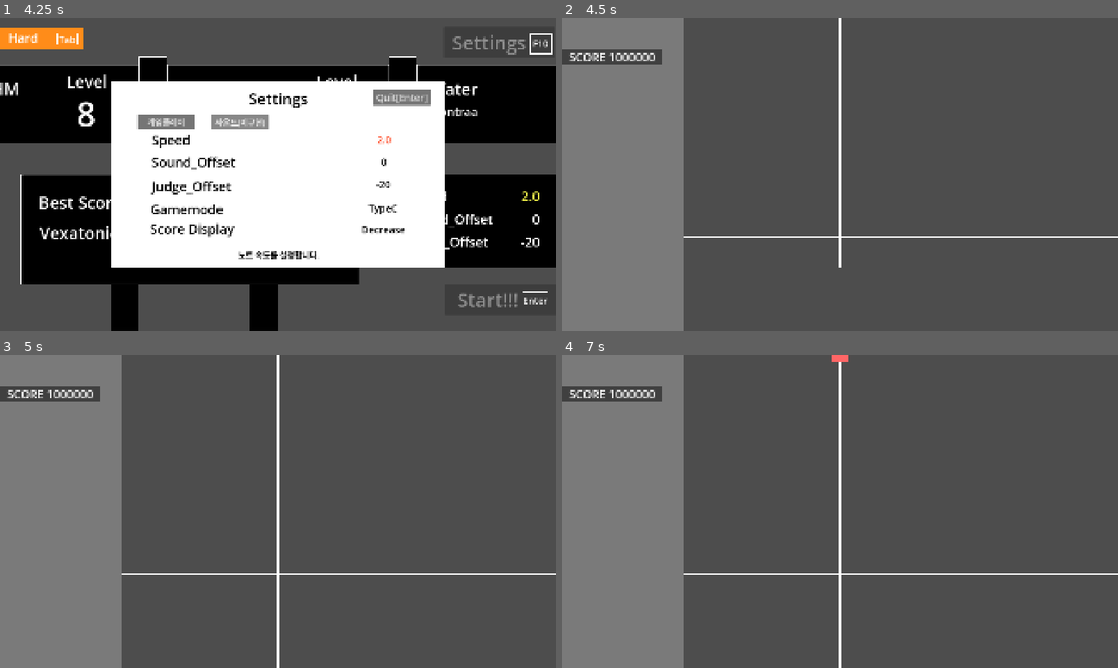
Above: before the commit, frames 1-4 (two rows, left to right).
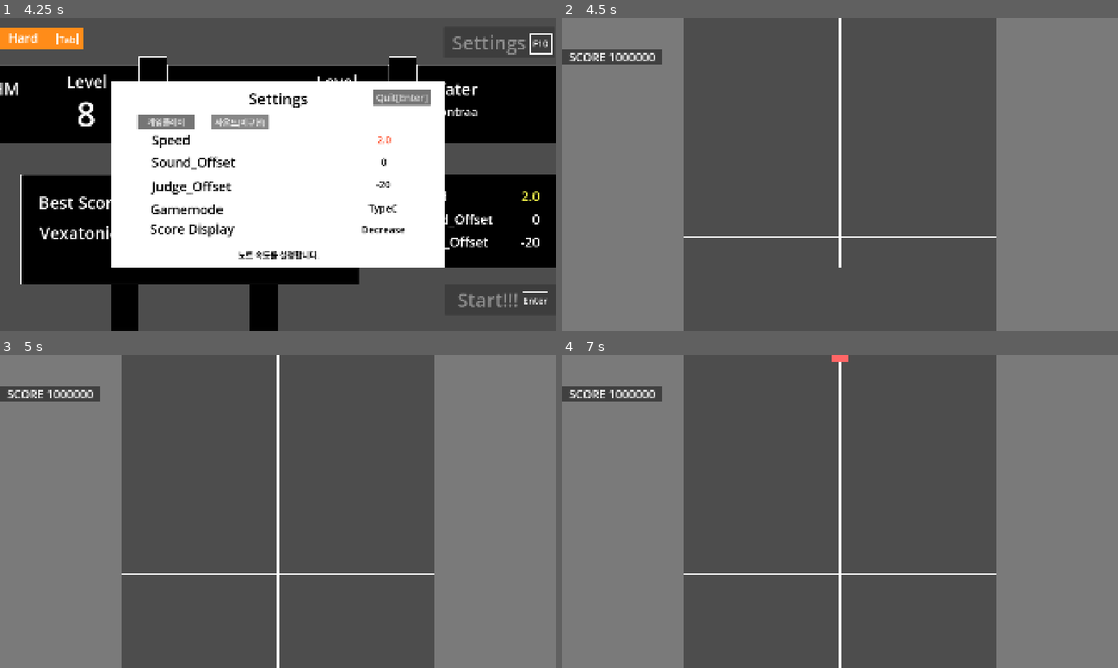
Above: after the commit, the same moments.

Repository: junu192857/Vexatonic-dash-2
Game: Godot game, scene res://Scenes/MainMenu.tscn
Same seed, same stepped clock (60 frames per second), same inputs: the game is played once before the commit and once after it.
Inputs (mouse positions are in pixels of both pictures, inside the frame that each line leads up to):
- Up to frame 1 (4.25 s): click "Game Start" at 0.5 s; click "Settings" at 1.25 s; click "게임플레이" at 2 s; click "게임플레이" at 2.75 s; click "사운드(미구현)" at 3.5 s
- Up to frame 2 (4.5 s): tap Enter at 4.25, 4.35 s; move the mouse to (962, 158) at 4.27 s; hold Right from 4.28 s (still down); click (962, 158) at 4.42 s
- Up to frame 3 (5 s): keep holding Right
- Up to frame 4 (7 s): release Right at 5 s; tap Space at 5, 6.5 s; drag from (728, 527) to (812, 574) at 5.02 s; tap Enter at 5.75 s; move the mouse to (895, 442) at 5.77 s; hold Right 5.78-6.5 s; tap Delete at 5.85 s; drag from (812, 574) to (673, 464) at 6.52 s

Frame 1 is identical in both runs. In frame 2, 22% of the frame differs, in the area x 78-100%, y 0-100%; in frame 3, 22%; in frame 4, 22%.

Commit message:
램프 텍스트 만듦

Diff:
--- a/vexatonic-dash-2/Scenes/RhythmScene.tscn
+++ b/vexatonic-dash-2/Scenes/RhythmScene.tscn
@@ -36,11 +36,12 @@
 [node name="IngameDataManager" type="Node" parent="RhythmManager" unique_id=1191127505]
 script = ExtResource("7_wjq5j")
 
-[node name="IngameUIManager" type="Node" parent="RhythmManager" unique_id=971919523 node_paths=PackedStringArray("score_text", "canvasLayer")]
+[node name="IngameUIManager" type="Node" parent="RhythmManager" unique_id=971919523 node_paths=PackedStringArray("score_text", "canvasLayer", "lampTextHolder")]
 script = ExtResource("8_pee8w")
 JUDGEMENT_TEXT = ExtResource("9_qa11p")
-score_text = NodePath("../../CanvasLayer/Control/Panel/ScoreText")
+score_text = NodePath("../../CanvasLayer/Control/ScorePanel/ScoreText")
 canvasLayer = NodePath("../../CanvasLayer")
+lampTextHolder = NodePath("../../CanvasLayer/Control/LampTextHolder")
 
 [node name="CharacterHolder" type="Node2D" parent="RhythmManager" unique_id=1750939579]
 
@@ -57,13 +58,17 @@
 grow_horizontal = 2
 grow_vertical = 2
 
-[node name="RightCover" type="ColorRect" parent="CanvasLayer/Control" unique_id=1761425525]
-visible = false
+[node name="RightCover" type="ColorRect" parent="CanvasLayer/Control" unique_id=591227501]
 layout_mode = 1
+anchors_preset = -1
+anchor_left = 0.781
+anchor_right = 1.0
+anchor_bottom = 1.0
+offset_left = 0.6398926
+offset_right = 0.15979004
 color = Color(0.47788018, 0.47788012, 0.47788012, 1)
 
 [node name="LeftCover" type="ColorRect" parent="CanvasLayer/Control" unique_id=439301575]
-visible = false
 layout_mode = 1
 anchors_preset = -1
 anchor_right = 0.21900001
@@ -71,7 +76,7 @@
 offset_right = -0.480011
 color = Color(0.47788018, 0.47788012, 0.47788012, 1)
 
-[node name="Panel" type="Panel" parent="CanvasLayer/Control" unique_id=1427313799]
+[node name="ScorePanel" type="Panel" parent="CanvasLayer/Control" unique_id=1427313799]
 layout_mode = 1
 anchors_preset = -1
 anchor_top = 0.1
@@ -79,7 +84,7 @@
 anchor_bottom = 0.15
 offset_right = 0.3199768
 
-[node name="ScoreText" type="Label" parent="CanvasLayer/Control/Panel" unique_id=519592229]
+[node name="ScoreText" type="Label" parent="CanvasLayer/Control/ScorePanel" unique_id=519592229]
 layout_mode = 1
 anchors_preset = -1
 anchor_left = 0.1
@@ -91,4 +96,75 @@
 text = "SCORE 0000000"
 vertical_alignment = 1
 
+[node name="LampTextHolder" type="Control" parent="CanvasLayer/Control" unique_id=442854916]
+layout_mode = 1
+anchors_preset = 15
+anchor_right = 1.0
+anchor_bottom = 1.0
+grow_horizontal = 2
+grow_vertical = 2
+
+[node name="GameFinishedText" type="RichTextLabel" parent="CanvasLayer/Control/LampTextHolder" unique_id=1744623301]
+visible = false
+layout_mode = 1
+anchors_preset = -1
+anchor_left = 0.15
+anchor_top = 0.4
+anchor_right = 0.85
+anchor_bottom = 0.6
+grow_horizontal = 2
+grow_vertical = 2
+theme_override_colors/default_color = Color(1, 1, 0, 1)
+theme_override_colors/font_shadow_color = Color(1, 0.6862745, 0, 0.3137255)
+theme_override_constants/shadow_outline_size = 10
+theme_override_constants/shadow_offset_x = 5
+theme_override_constants/shadow_offset_y = 5
+theme_override_constants/outline_size = 2
+theme_override_font_sizes/normal_font_size = 150
+text = "Game Finished"
+horizontal_alignment = 1
+vertical_alignment = 1
+
+[node name="FullComboText" type="RichTextLabel" parent="CanvasLayer/Control/LampTextHolder" unique_id=1954628472]
+visible = false
+layout_mode = 1
+anchors_preset = -1
+anchor_left = 0.15
+anchor_top = 0.4
+anchor_right = 0.85
+anchor_bottom = 0.6
+grow_horizontal = 2
+grow_vertical = 2
+theme_override_colors/default_color = Color(0, 1, 1, 1)
+theme_override_colors/font_shadow_color = Color(0, 0.8765709, 0.76547396, 0.3137255)
+theme_override_constants/shadow_outline_size = 10
+theme_override_constants/shadow_offset_x = 5
+theme_override_constants/shadow_offset_y = 5
+theme_override_constants/outline_size = 2
+theme_override_font_sizes/normal_font_size = 150
+text = "FULL COMBO!"
+horizontal_alignment = 1
+vertical_alignment = 1
+
+[node name="FullVexatonicText" type="RichTextLabel" parent="CanvasLayer/Control/LampTextHolder" unique_id=2084509170]
+visible = false
+layout_mode = 1
+anchors_preset = -1
+anchor_left = 0.15
+anchor_top = 0.4
+anchor_right = 0.85
+anchor_bottom = 0.6
+grow_horizontal = 2
+grow_vertical = 2
+theme_override_colors/default_color = Color(0.92941177, 0.15294118, 0.9490196, 1)
+theme_override_colors/font_shadow_color = Color(1, 0.6133026, 0.83044773, 0.3137255)
+theme_override_constants/shadow_outline_size = 10
+theme_override_constants/shadow_offset_x = 5
+theme_override_constants/shadow_offset_y = 5
+theme_override_constants/outline_size = 2
+theme_override_font_sizes/normal_font_size = 150
+text = "FULL VEXATONIC!!"
+horizontal_alignment = 1
+vertical_alignment = 1
+
 [connection signal="status_updated" from="RhythmManager/IngameDataManager" to="RhythmManager/IngameUIManager" method="_on_status_update"]
--- a/vexatonic-dash-2/Scripts/Ingame/IngameUIManager.gd
+++ b/vexatonic-dash-2/Scripts/Ingame/IngameUIManager.gd
@@ -3,6 +3,7 @@
 @export var JUDGEMENT_TEXT: PackedScene
 @export var score_text: Label
 @export var canvasLayer: CanvasLayer
+@export var lampTextHolder: Control
 
 
 func _ready():
@@ -102,6 +103,15 @@
 
 	InputManager.pressed_enter.connect(_on_result_confirm, CONNECT_ONE_SHOT)
 
+func show_result_2(data: Dictionary) -> void:
+	var lamp = data["combo_lamp"]
+	start_clear_animation(lamp)
+#FV, FC, Game Clear 문구를 띄움
+func start_clear_animation(lamp: int):
+	var target_text = lampTextHolder.get_child(lamp)
+	if target_text:
+		target_text.visible = true
+
 func _on_result_confirm():
 	get_tree().change_scene_to_file("res://Scenes/SelectSong.tscn")
 
--- a/vexatonic-dash-2/Scripts/Ingame/RhythmManager.gd
+++ b/vexatonic-dash-2/Scripts/Ingame/RhythmManager.gd
@@ -287,7 +287,7 @@
 	game_finished = true
 	$IngameDataManager.on_song_end(level_path)
 	var result = $IngameDataManager.get_result_data()
-	$IngameUIManager.show_result(result)
+	$IngameUIManager.show_result_2(result)
 
 
 
